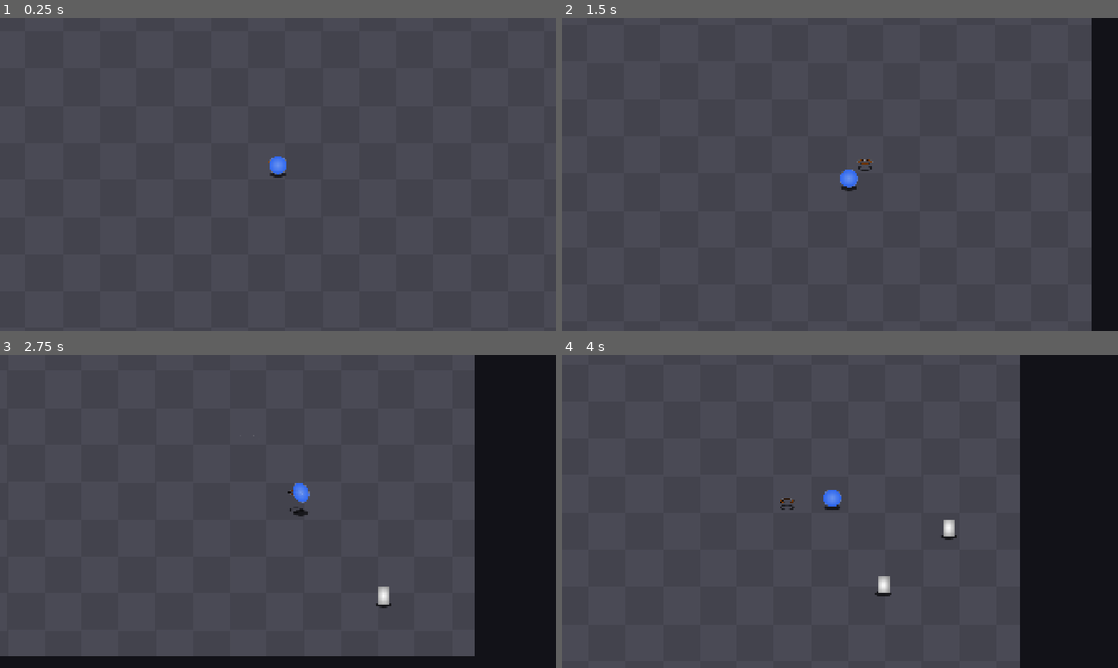
Above: before the commit, frames 1-4 (two rows, left to right).
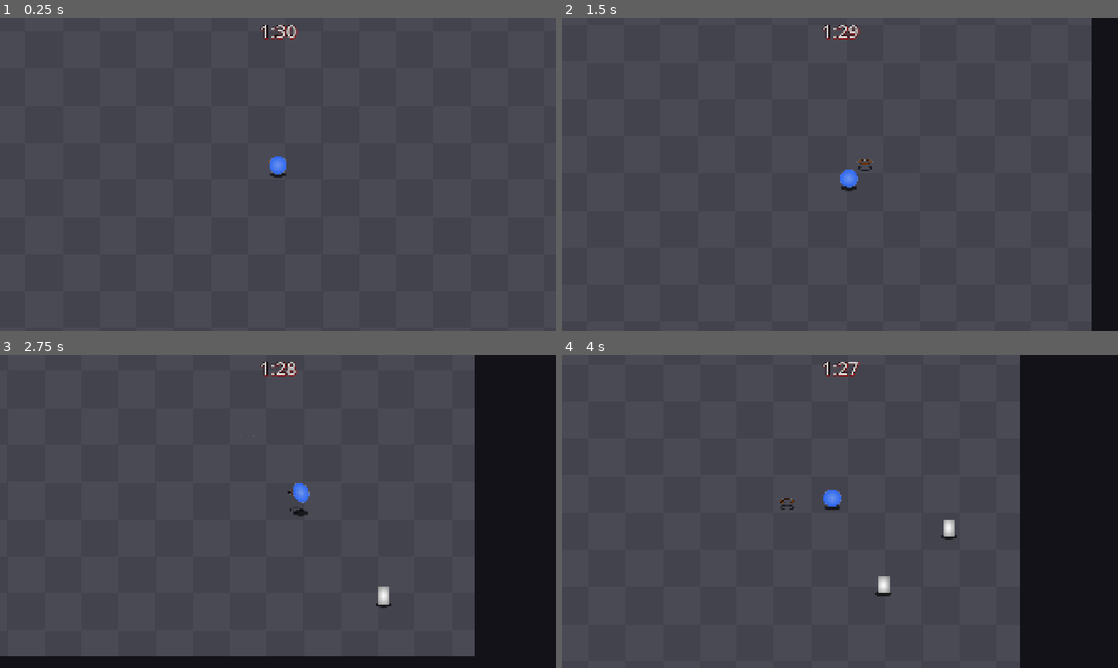
Above: after the commit, the same moments.

Repository: Lucarni-Lucas/entrega-boss-lucarni-lucas
Game: Godot game, scene res://scenes/arena.tscn
Same seed, same stepped clock (60 frames per second), same inputs: the game is played once before the commit and once after it.
Inputs:
- Up to frame 1 (0.25 s): no input
- Up to frame 2 (1.5 s): tap Enter at 0.5 s; hold D (mover_derecha) 0.53-1.28 s; tap Z (boomerang) at 0.6 s; hold S (mover_abajo) from 1.28 s (still down); tap X (dive) at 1.35 s
- Up to frame 3 (2.75 s): release S (mover_abajo) at 2.03 s; hold D (mover_derecha) from 2.03 s (still down); tap Space (ground_pound) at 2.1 s
- Up to frame 4 (4 s): release D (mover_derecha) at 2.78 s; hold W (mover_arriba) 2.78-3.53 s; tap C (slash) at 2.85 s; hold A (mover_izquierda) from 3.53 s (still down); tap Z (boomerang) at 3.6 s

The runs differ from the first frame. In frame 1, 0.2% of the frame differs, in the area x 46-54%, y 2-7%; in frame 2, 0.2%; in frame 3, 0.2%; in frame 4, 0.2%.

Commit message:
ronda de un min y medio con timer y texto final

Diff:
--- /dev/null
+++ b/entrega-boss-lucarni-lucas/resources/ronda_params.tres
@@ -0,0 +1,7 @@
+[gd_resource type="Resource" script_class="RondaParams" format=3 uid="uid://bdjb5a2imnkgu"]
+
+[ext_resource type="Script" uid="uid://bsmnpgwdipnu3" path="res://scripts/params/ronda_params.gd" id="1_qlryx"]
+
+[resource]
+script = ExtResource("1_qlryx")
+metadata/_custom_type_script = "uid://bsmnpgwdipnu3"
--- a/entrega-boss-lucarni-lucas/scenes/arena.tscn
+++ b/entrega-boss-lucarni-lucas/scenes/arena.tscn
@@ -5,6 +5,9 @@
 [ext_resource type="PackedScene" uid="uid://cox3t741yfdhq" path="res://scenes/player/player.tscn" id="2_olpmc"]
 [ext_resource type="PackedScene" uid="uid://bff3bfq0dtcvp" path="res://scenes/spawner/spawner.tscn" id="4_xdvfk"]
 [ext_resource type="Script" uid="uid://c885wopt2l0s7" path="res://scenes/partida/curacion_por_muertes.gd" id="5_7ft05"]
+[ext_resource type="Script" uid="uid://d34w53kyaoxa3" path="res://scenes/partida/partida.gd" id="6_oexds"]
+[ext_resource type="Resource" uid="uid://bdjb5a2imnkgu" path="res://resources/ronda_params.tres" id="7_naajo"]
+[ext_resource type="PackedScene" uid="uid://cybvp4mm6gmxw" path="res://scenes/ui/hud.tscn" id="8_41jku"]
 
 [sub_resource type="RectangleShape2D" id="RectangleShape2D_xrivr"]
 size = Vector2(2080, 40)
@@ -62,4 +65,13 @@
 script = ExtResource("5_7ft05")
 jugador = NodePath("../Entidades/Player")
 
+[node name="Partida" type="Node" parent="." unique_id=400762550]
+script = ExtResource("6_oexds")
+params = ExtResource("7_naajo")
+
+[node name="Hud" parent="." unique_id=246180097 instance=ExtResource("8_41jku")]
+
+[connection signal="murio" from="Entidades/Player" to="Partida" method="_on_player_murio"]
 [connection signal="enemigo_murio" from="Spawner" to="CuracionPorMuertes" method="_on_spawner_enemigo_murio"]
+[connection signal="finalizo" from="Partida" to="Hud" method="_on_partida_finalizo"]
+[connection signal="tiempo_cambio" from="Partida" to="Hud" method="_on_partida_tiempo_cambio"]
--- /dev/null
+++ b/entrega-boss-lucarni-lucas/scenes/partida/partida.gd
@@ -0,0 +1,32 @@
+extends Node
+
+signal tiempo_cambio(restante: float)
+signal finalizo(gano: bool)
+
+@export var params: RondaParams
+
+var _restante: float
+var _terminada := false
+
+
+func _ready() -> void:
+	_restante = params.duracion
+
+
+func _physics_process(delta: float) -> void:
+	_restante = maxf(_restante - delta, 0.0)
+	tiempo_cambio.emit(_restante)
+	if _restante == 0.0:
+		_terminar(true)
+
+
+func _on_player_murio() -> void:
+	_terminar(false)
+
+
+func _terminar(gano: bool) -> void:
+	if _terminada:
+		return
+	_terminada = true
+	finalizo.emit(gano)
+	get_tree().paused = true
--- /dev/null
+++ b/entrega-boss-lucarni-lucas/scenes/ui/hud.gd
@@ -0,0 +1,15 @@
+extends CanvasLayer
+
+@onready var _tiempo: Label = $Tiempo
+@onready var _resultado: Label = $Resultado
+
+
+func _on_partida_tiempo_cambio(restante: float) -> void:
+	var segundos := ceili(restante)
+	@warning_ignore("integer_division")
+	_tiempo.text = "%d:%02d" % [segundos / 60, segundos % 60]
+
+
+func _on_partida_finalizo(gano: bool) -> void:
+	_resultado.text = "¡YOU WON!" if gano else "YOU DIED"
+	_resultado.visible = true
--- /dev/null
+++ b/entrega-boss-lucarni-lucas/scenes/ui/hud.tscn
@@ -0,0 +1,44 @@
+[gd_scene format=3 uid="uid://cybvp4mm6gmxw"]
+
+[ext_resource type="Script" uid="uid://cioisylynclp1" path="res://scenes/ui/hud.gd" id="1_rbyyf"]
+
+[node name="Hud" type="CanvasLayer" unique_id=246180097]
+script = ExtResource("1_rbyyf")
+
+[node name="Tiempo" type="Label" parent="." unique_id=2011886143]
+anchors_preset = 5
+anchor_left = 0.5
+anchor_right = 0.5
+offset_left = -20.0
+offset_right = 20.0
+offset_bottom = 23.0
+grow_horizontal = 2
+theme_override_colors/font_color = Color(0.84375, 0.84375, 0.84375, 1)
+theme_override_colors/font_shadow_color = Color(1, 0, 0, 1)
+theme_override_colors/font_outline_color = Color(0, 0, 0, 1)
+theme_override_constants/outline_size = 12
+theme_override_constants/shadow_outline_size = 12
+theme_override_font_sizes/font_size = 64
+text = "1:30"
+horizontal_alignment = 1
+
+[node name="Resultado" type="Label" parent="." unique_id=558662856]
+visible = false
+anchors_preset = 8
+anchor_left = 0.5
+anchor_top = 0.5
+anchor_right = 0.5
+anchor_bottom = 0.5
+offset_left = -20.0
+offset_top = -11.5
+offset_right = 20.0
+offset_bottom = 11.5
+grow_horizontal = 2
+grow_vertical = 2
+theme_override_colors/font_color = Color(1, 1, 1, 1)
+theme_override_colors/font_shadow_color = Color(1, 0, 0, 1)
+theme_override_colors/font_outline_color = Color(0, 0, 0, 1)
+theme_override_constants/outline_size = 24
+theme_override_constants/shadow_outline_size = 24
+theme_override_font_sizes/font_size = 128
+horizontal_alignment = 1
--- /dev/null
+++ b/entrega-boss-lucarni-lucas/scripts/params/ronda_params.gd
@@ -0,0 +1,4 @@
+extends Resource
+class_name RondaParams
+
+@export_range(10, 300, 5, "suffix:s") var duracion: float = 90.0
Not shown, added: entrega-boss-lucarni-lucas/scenes/partida/partida.gd.uid
Not shown, added: entrega-boss-lucarni-lucas/scenes/ui/hud.gd.uid
Not shown, added: entrega-boss-lucarni-lucas/scripts/params/ronda_params.gd.uid
Not shown, removed: entrega-boss-lucarni-lucas/assets/.gitkeep
Not shown, removed: entrega-boss-lucarni-lucas/resources/.gitkeep
Not shown, removed: entrega-boss-lucarni-lucas/scenes/.gitkeep
Not shown, removed: entrega-boss-lucarni-lucas/scripts/.gitkeep
Not shown, removed: entrega-boss-lucarni-lucas/ui/.gitkeep
